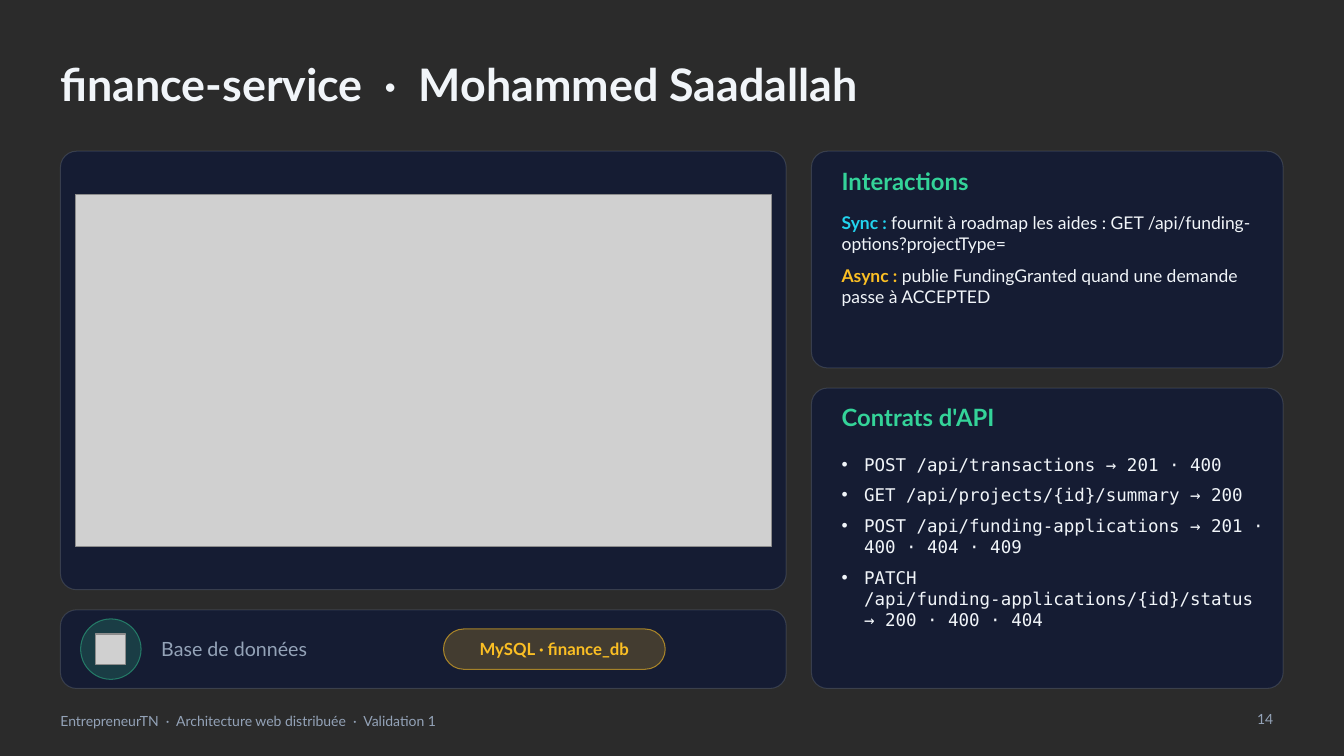
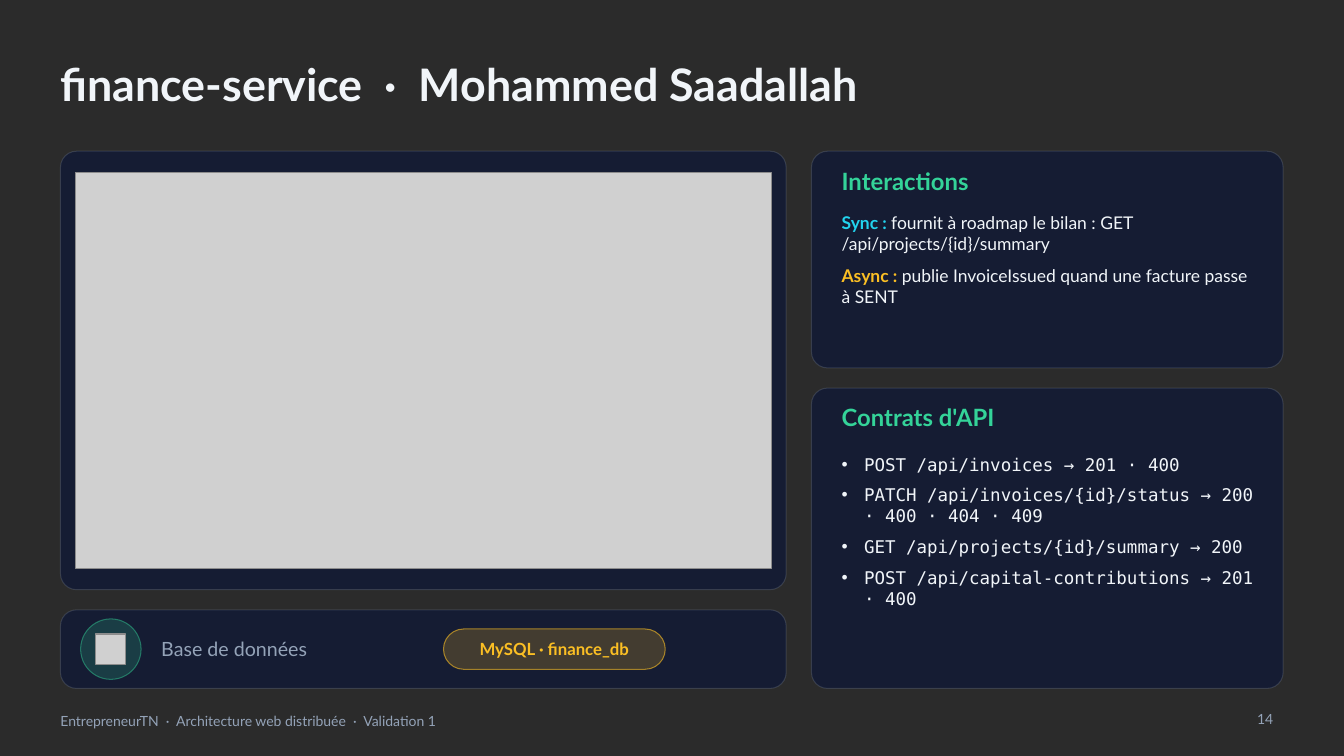
Before and after one commit to BadisBeji/EntrepreneurTN-4SSA10, a slide deck: slide 14 of Documentation/Presentation/Presentation_EntrepreneurTN.pptx. Drawn at 1344x756 pixels with LibreOffice and Linux fonts; fonts in the diff are those of the drawing; grey boxes stand for pictures; background and template pictures are left out; a plain dark background stands for a picture behind light text. Boxes give left, top, right and bottom in pixels: in the first picture for what was removed or moved away, otherwise in the second. Text is boxed around its words. In the diff, an @@ line names an element or a change of style, - is before the commit and + after.

```diff
--- a/Documentation/Presentation/Presentation_EntrepreneurTN.pptx
+++ b/Documentation/Presentation/Presentation_EntrepreneurTN.pptx
@@ picture: place and size @@
-picture at [76,195,771,547]
+picture at [76,172,771,569]
@@ text at [842,216,1248,303]: text changed @@
-Sync : fournit à roadmap les aides : GET /api/funding-options?projectType=
-Async : publie FundingGranted quand une demande passe à ACCEPTED
+Sync : fournit à roadmap le bilan : GET /api/projects/{id}/summary
+Async : publie InvoiceIssued quand une facture passe à SENT
@@ text at [864,457,1254,523]: text changed @@
-• POST /api/transactions → 201 · 400
+• POST /api/invoices → 201 · 400
+• PATCH /api/invoices/{id}/status → 200 · 400 · 404 · 409
@@ text at [864,570,1254,606]: text changed @@
-• POST /api/funding-applications → 201 · 400 · 404 · 409
-• PATCH /api/funding-applications/{id}/status → 200 · 400 · 404
+• POST /api/capital-contributions → 201 · 400
```
Also in this commit, not shown: 7 other slides changed, 13 other files.
